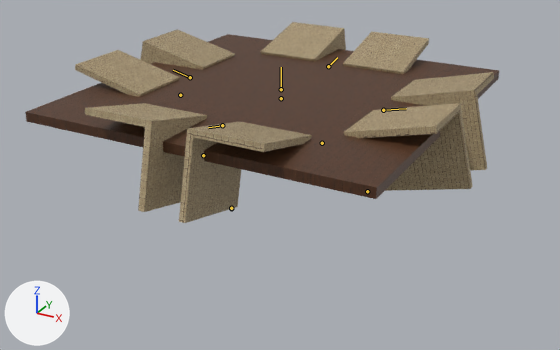
Renders of the FBX model Assets/Models/Walls/Livingroom_Base_Z.fbx from each side of a commit.
The view is the same before and after, from a 50 mm lens placed at (15.7, -28.7, 10.3), pointed at (0.2, -0.4, -3.9). Lighting does not change. The marker at lower left points along +X, +Y and +Z. The picture after the commit comes second. Both versions are drawn at frame 47 of the action 'Livingroom_GO4'; the numbers are the values there. The bones that bend it are drawn over the model as lines.

Objects in the first picture: 'Livingroom_Base_Z'.
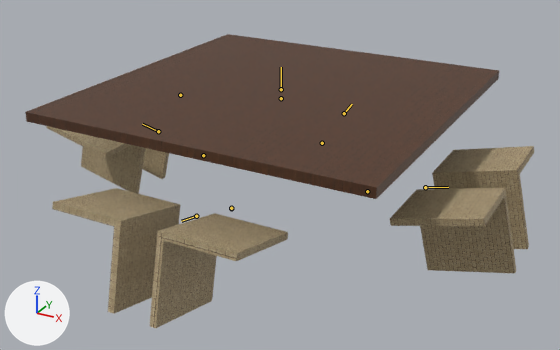
Changed parts and their boxes [x1, y1, x2, y2] in the pictures (560 x 350 px):
'Livingroom_Base_Z', posed (7% wider, 46% taller)
    before: [25, 22, 499, 223]
    after: [25, 34, 534, 328]
bone 'Wall_01', root to tip
    before: (190, 77) to (173, 70)
    after: (158, 131) to (142, 124)
bone 'Wall_02', root to tip
    before: (328, 66) to (337, 57)
    after: (344, 113) to (352, 104)
bone 'Wall_03', root to tip
    before: (383, 110) to (406, 108)
    after: (425, 187) to (448, 187)
bone 'Wall_04', root to tip
    before: (222, 125) to (208, 127)
    after: (196, 216) to (181, 221)

Diff of the bpy script that builds the scene:
```diff
--- a/Assets/Models/Walls/Livingroom_Base_Z.fbx.py
+++ b/Assets/Models/Walls/Livingroom_Base_Z.fbx.py
@@ bone_wall_01 @@
 bone_wall_01 = bpy.data.objects['Livingroom_Base_Z_Armature'].pose.bones['Wall_01']
-bone_wall_01.location = (0.0, -0.25, 0.57)
-bone_wall_01.scale = (0.96, 1.0, 0.96)
+bone_wall_01.location = (-0.01, 2.8, 2.63)
+bone_wall_01.scale = (1.0, 1.0, 1.0)
@@ bone_wall_02 @@
 bone_wall_02 = bpy.data.objects['Livingroom_Base_Z_Armature'].pose.bones['Wall_02']
-bone_wall_02.location = (0.56, -0.25, 0.0)
-bone_wall_02.scale = (0.96, 1.0, 0.96)
+bone_wall_02.location = (2.61, 2.8, 0.0)
+bone_wall_02.scale = (1.0, 1.0, 1.0)
@@ bone_wall_03 @@
 bone_wall_03 = bpy.data.objects['Livingroom_Base_Z_Armature'].pose.bones['Wall_03']
-bone_wall_03.location = (0.0, -0.25, -0.53)
-bone_wall_03.scale = (0.96, 1.0, 0.96)
+bone_wall_03.location = (-0.01, 2.8, -2.58)
+bone_wall_03.scale = (1.0, 1.0, 1.0)
@@ bone_wall_04 @@
 bone_wall_04 = bpy.data.objects['Livingroom_Base_Z_Armature'].pose.bones['Wall_04']
-bone_wall_04.location = (-0.48, -0.25, 0.0)
-bone_wall_04.scale = (0.96, 1.0, 0.96)
+bone_wall_04.location = (-2.52, 2.8, 0.0)
+bone_wall_04.scale = (1.0, 1.0, 1.0)
```
